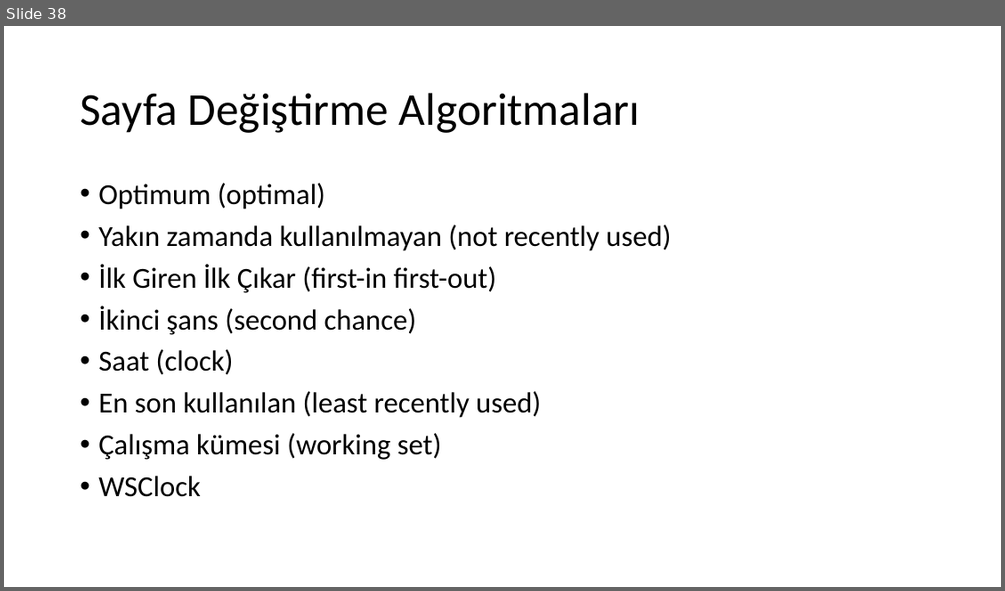
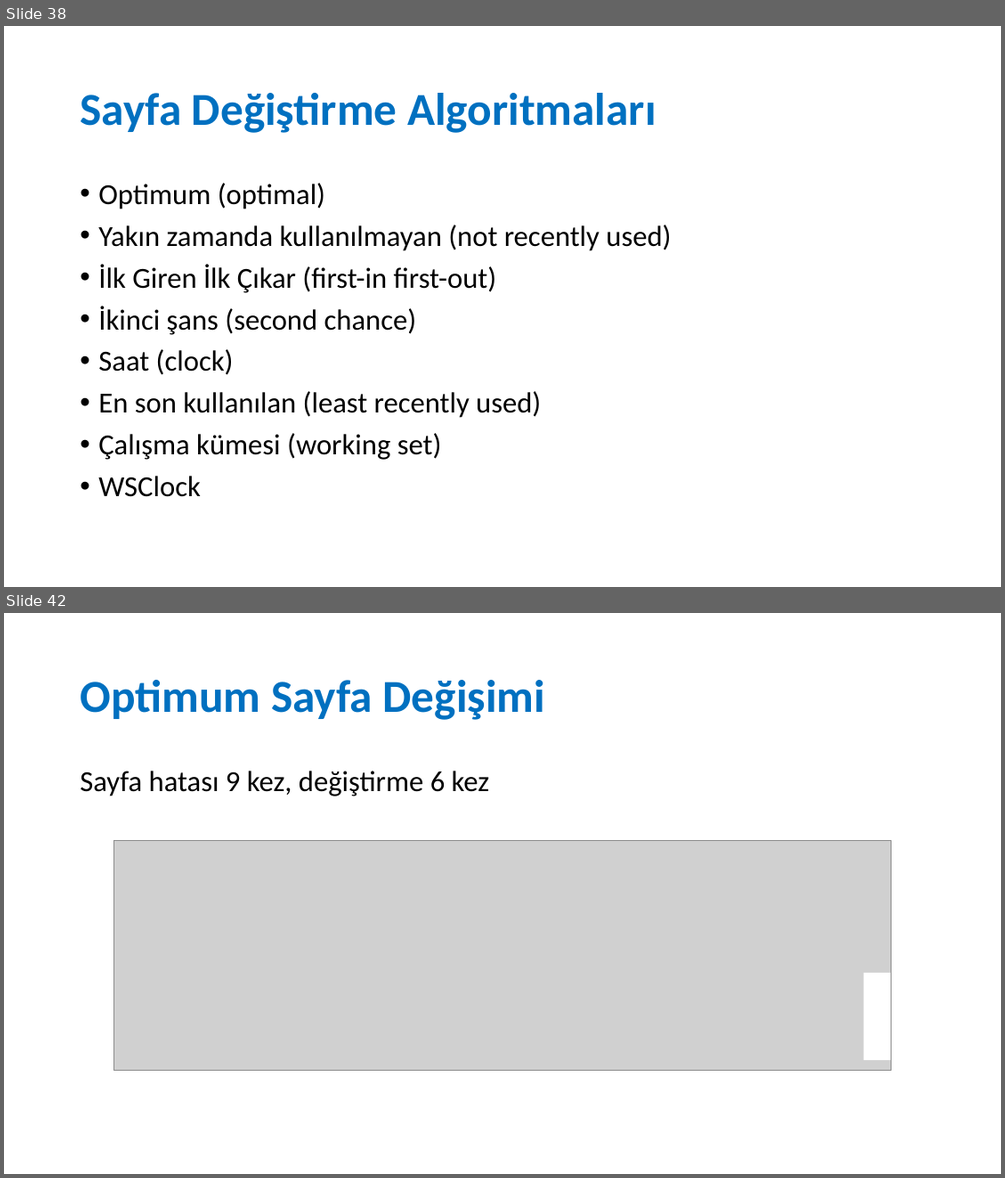
Before and after one commit to sercankulcu/sercankulcu.github.io, a slide deck: files/os/3_Bolum_3_Bellek.pptx. Shown one above the other, each under a label of ours: slide 38 before the commit, slides 38 and 42 after it; the slides between them are not shown. The pictures are 1005x591 and 1005x1178 pixels, drawn with LibreOffice and Linux fonts; fonts in the diff are those of the drawing; grey boxes stand for pictures. Boxes give left, top, right and bottom in pixels: in the first picture for what was removed or moved away, otherwise in the second. Text is boxed around its words. In the diff, an @@ line names an element or a change of style, - is before the commit and + after.

```diff
--- a/files/os/3_Bolum_3_Bellek.pptx
+++ b/files/os/3_Bolum_3_Bellek.pptx
@@ slide 42 added at [4, 613, 1001, 1174], background #FFFFFF @@
@@ title added at [80, 680, 545, 720], 44 pt, text #0070C0, bold @@
+Optimum Sayfa Değişimi
@@ text added at [80, 771, 490, 796], 28 pt, text #000000 @@
+Sayfa hatası 9 kez, değiştirme 6 kez
@@ picture added at [114, 840, 890, 1070] @@
@@ rectangle added at [864, 973, 890, 1060], fill #FFFFFF @@
@@ slide 38 changed as well @@
@@ title "Sayfa Değiştirme Algoritmaları" at [80, 93, 655, 133]: text colour #000000 to #0070C0, bold on @@
```
Also in this commit, not shown: 40 other slides changed, 12 other slides added, 13 slides removed, 1 other file.
